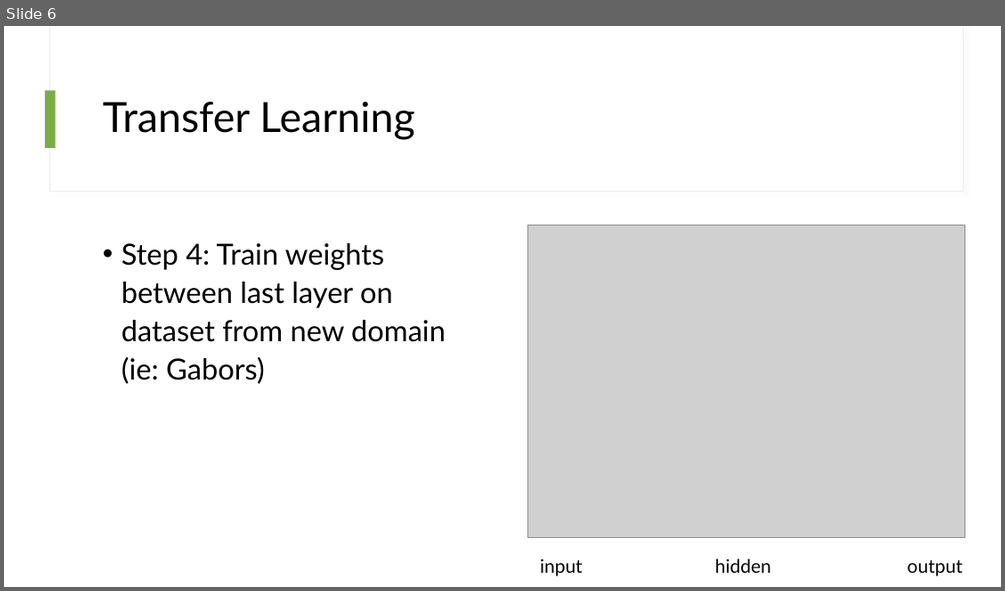
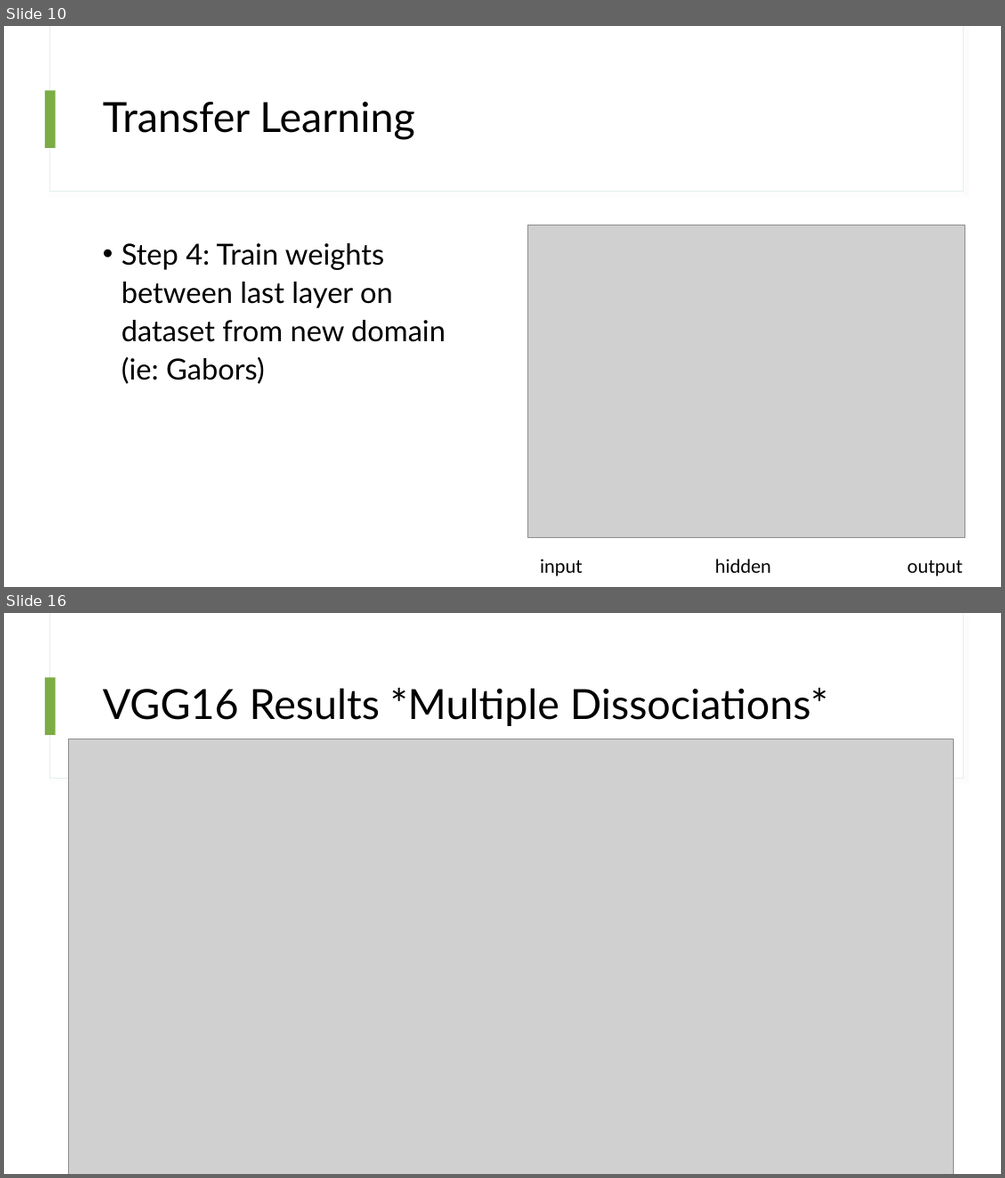
Before and after one commit to thor4/neuralnets, a slide deck: projects/1-CNN/presentations/Confidence Bias in Humans & Neural Networks.pptx. Shown one above the other, each under a label of ours: slide 6 before the commit, slides 10 and 16 after it; the slides between them are not shown. The pictures are 1005x591 and 1005x1178 pixels, drawn with LibreOffice and Linux fonts; fonts in the diff are those of the drawing; grey boxes stand for pictures. Boxes give left, top, right and bottom in pixels: in the first picture for what was removed or moved away, otherwise in the second. Text is boxed around its words. In the diff, an @@ line names an element or a change of style, - is before the commit and + after.

```diff
--- a/projects/1-CNN/presentations/Confidence Bias in Humans & Neural Networks.pptx
+++ b/projects/1-CNN/presentations/Confidence Bias in Humans & Neural Networks.pptx
@@ slide 16 added at box(4, 613, 1001, 1174), background #FFFFFF; not listed: 3 template elements that a slide beside it also shows @@
@@ title added at box(103, 688, 828, 726), 40 pt, text #000000 @@
+VGG16 Results *Multiple Dissociations*
@@ picture added at box(69, 739, 954, 1174) @@
@@ what was slide 6 is now slide 10 @@
```
Also in this commit, not shown: 3 slides changed, 10 other slides added.
